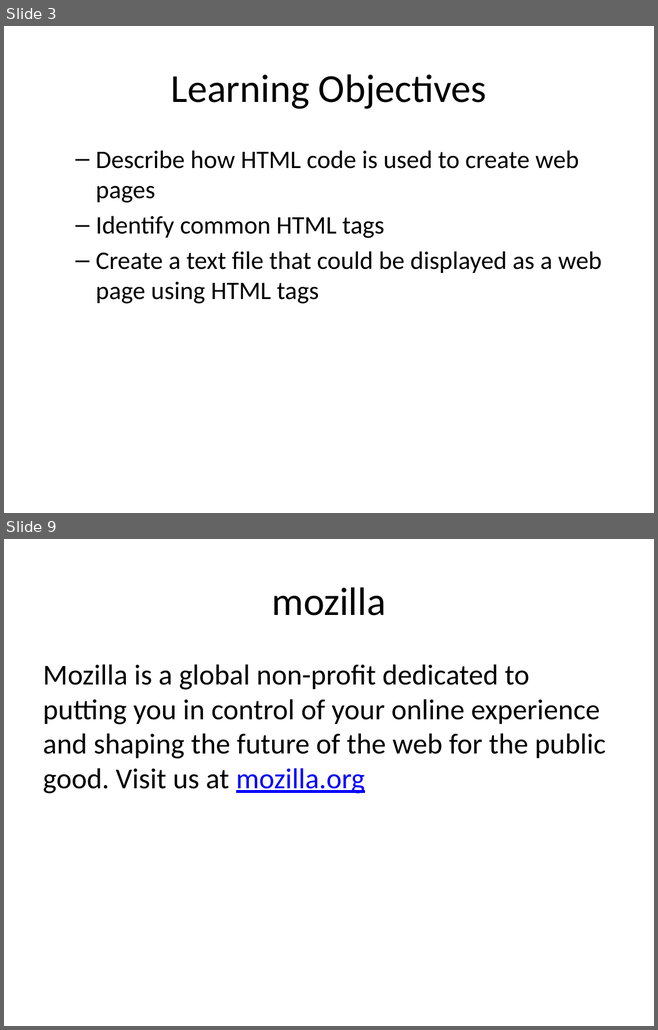
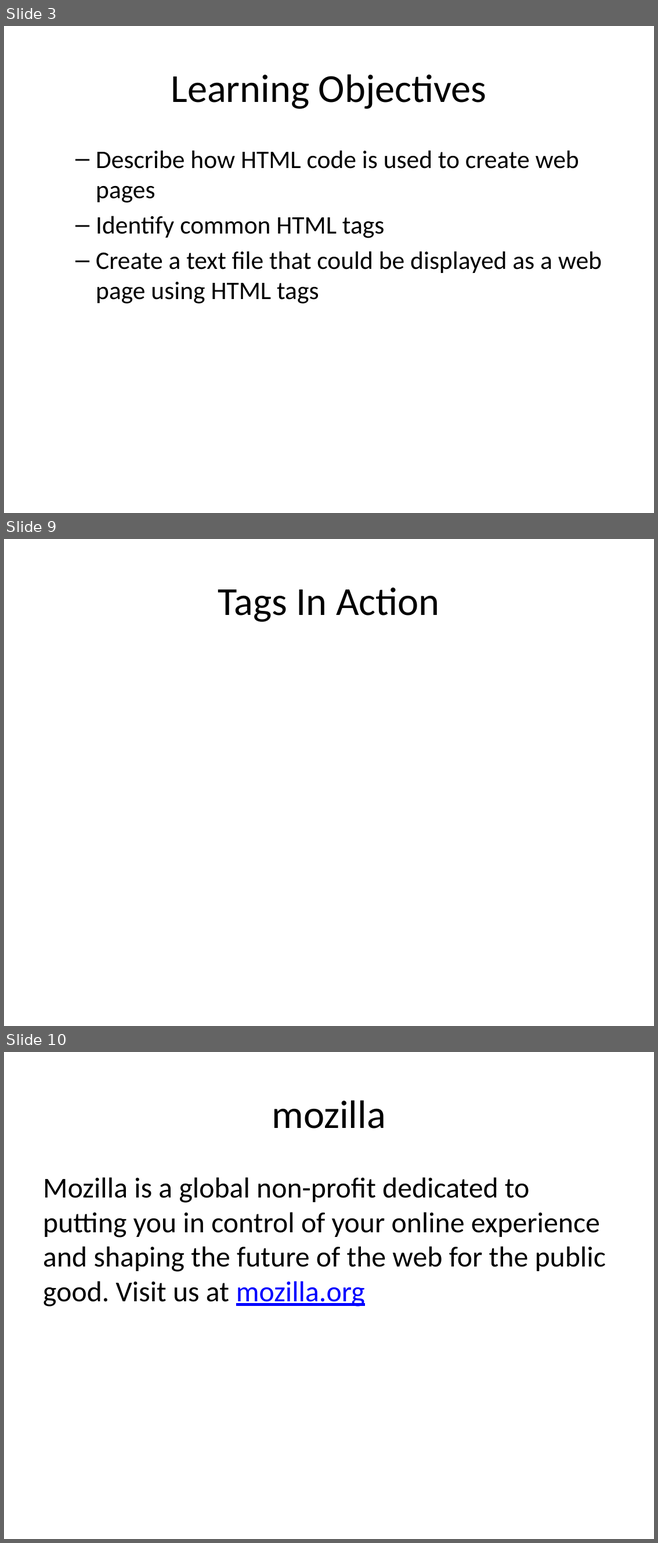
Before and after one commit to mr-eggleton/web-lit-core, a slide deck: powerpoints/07-tagging-101.pptx. Shown one above the other, each under a label of ours: slides 3 and 9 before the commit, slides 3, 9 and 10 after it; the slides between them are not shown. The pictures are 658x1030 and 658x1543 pixels, drawn with LibreOffice and Linux fonts; fonts in the diff are those of the drawing. Boxes give left, top, right and bottom in pixels: in the first picture for what was removed or moved away, otherwise in the second. Text is boxed around its words. In the diff, an @@ line names an element or a change of style, - is before the commit and + after.

```diff
--- a/powerpoints/07-tagging-101.pptx
+++ b/powerpoints/07-tagging-101.pptx
@@ slide 9 added at [4, 539, 654, 1026], background #FFFFFF @@
@@ title added at [217, 587, 440, 622], 44 pt, text #000000 @@
+Tags In Action
@@ what was slide 9 is now slide 10 @@
```
Also in this commit, not shown: 6 slides changed, 14 other files.
